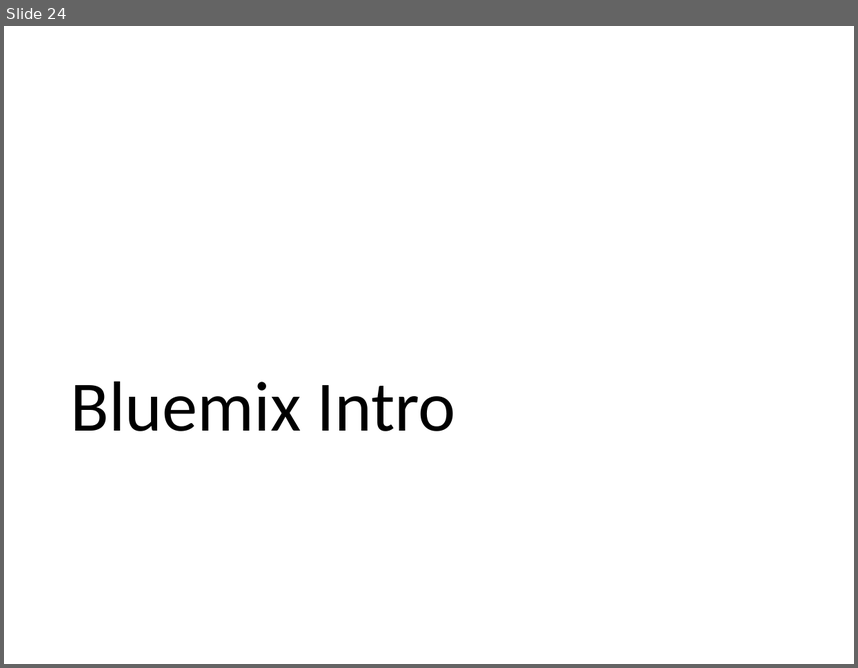
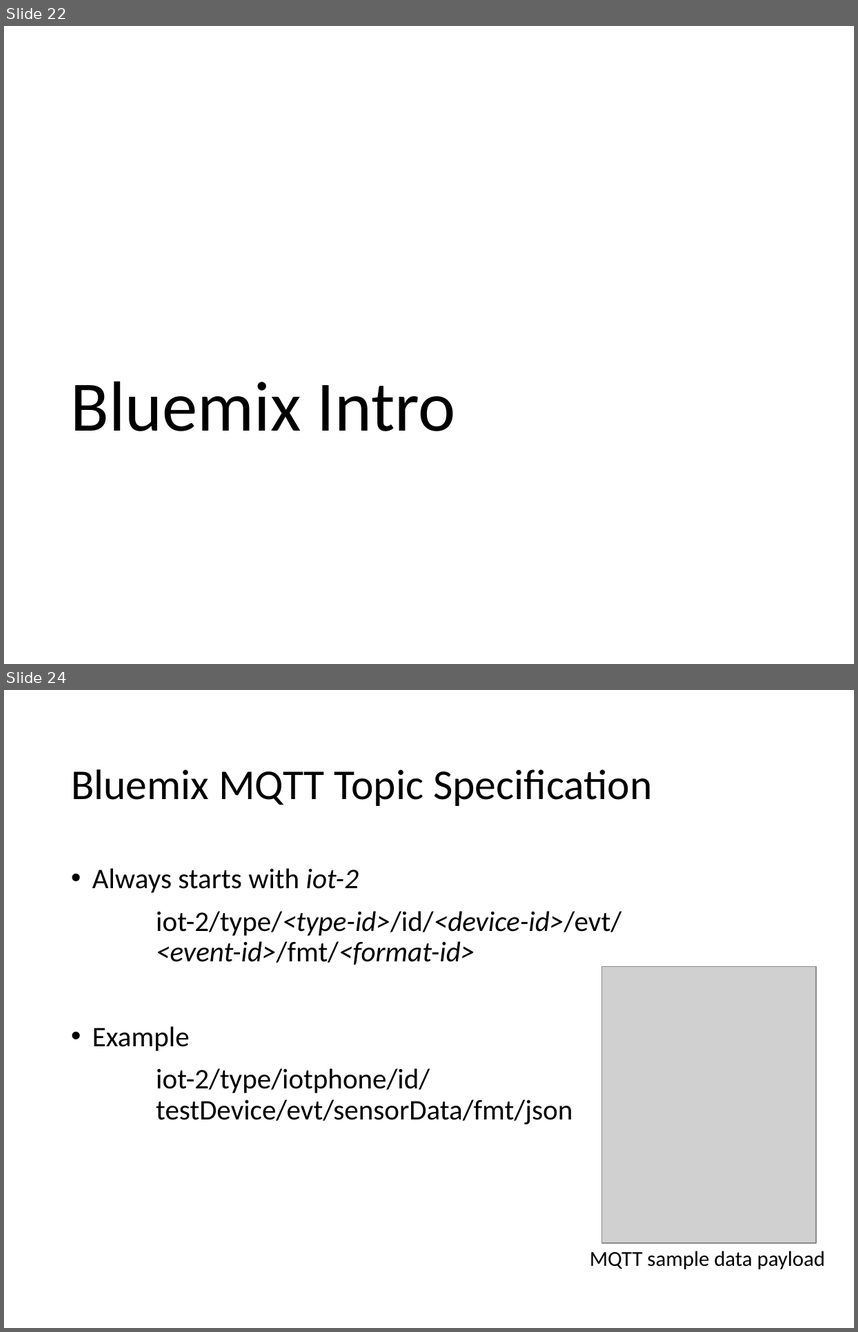
Before and after one commit to cdeck3r/IoTBluemixTutorial, a slide deck: Slides/IoTBluemixTutorial.pptx. Shown one above the other, each under a label of ours: slide 24 before the commit, slides 22 and 24 after it; the slides between them are not shown. The pictures are 858x668 and 858x1332 pixels, drawn with LibreOffice and Linux fonts; fonts in the diff are those of the drawing; grey boxes stand for pictures. Boxes give left, top, right and bottom in pixels: in the first picture for what was removed or moved away, otherwise in the second. Text is boxed around its words. In the diff, an @@ line names an element or a change of style, - is before the commit and + after.

```diff
--- a/Slides/IoTBluemixTutorial.pptx
+++ b/Slides/IoTBluemixTutorial.pptx
@@ slide 24 added at <box>4,690,854,1328</box>, background #FFFFFF @@
@@ title added at <box>71,769,652,806</box>, 36 pt, text #000000 @@
+Bluemix MQTT Topic Specification
@@ text added at <box>92,868,622,1124</box>, 24 pt, text #000000 @@
+• Always starts with iot-2
+iot-2/type/<type-id>/id/<device-id>/evt/
+<event-id>/fmt/<format-id>
+• Example
+iot-2/type/iotphone/id/
+testDevice/evt/sensorData/fmt/json
@@ picture added at <box>602,966,816,1243</box> @@
@@ text added at <box>590,1250,825,1269</box>, 18 pt, text #000000 @@
+MQTT sample data payload
@@ what was slide 24 is now slide 22 @@
```
Also in this commit, not shown: 1 slide changed, 8 other slides added, 3 slides removed.
